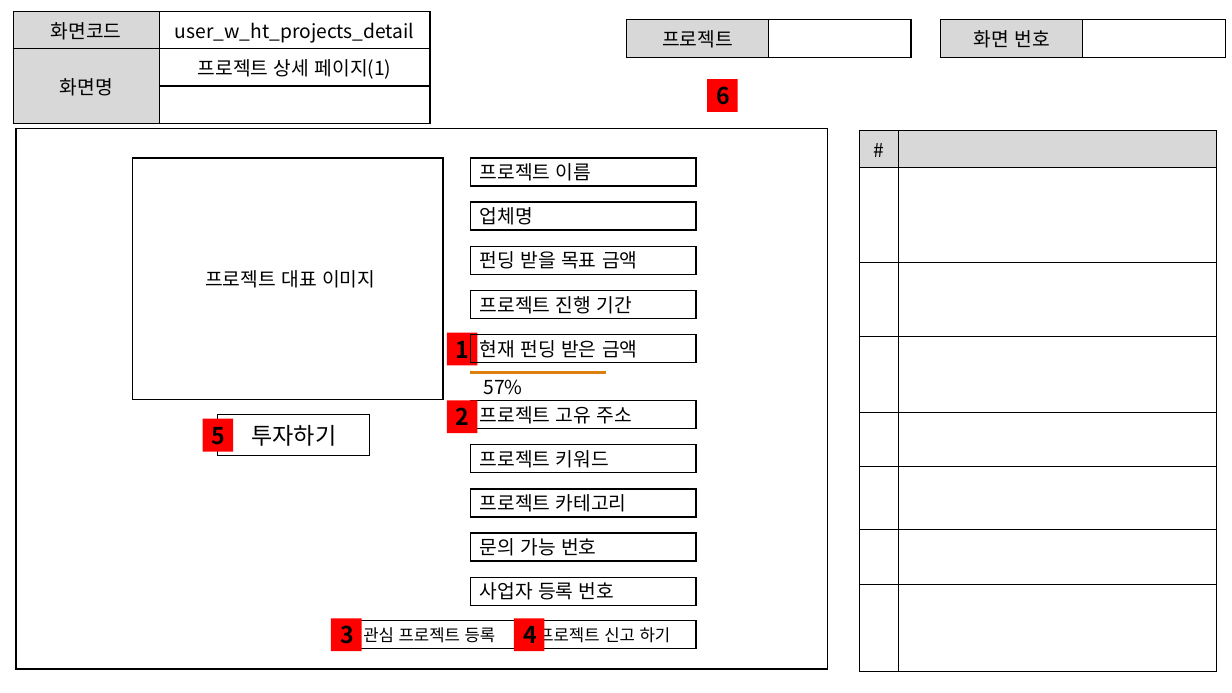
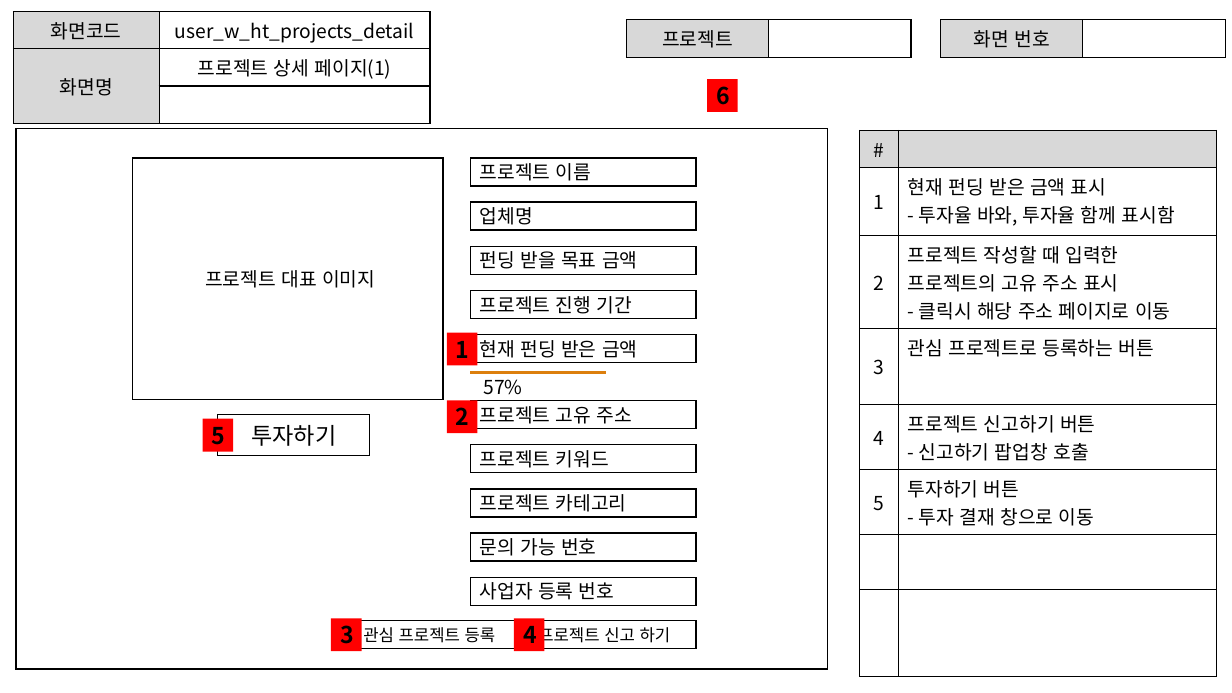
Before and after one commit to ezenteam2/EzenCrowdFunding, a slide deck: slide 8 of project03 화면설계서/project03 - 화면 설계서 - 현태.pptx (slide 6 before the commit). Drawn at 1232x693 pixels with LibreOffice and Linux fonts; fonts in the diff are those of the drawing. Boxes give left, top, right and bottom in pixels: in the first picture for what was removed or moved away, otherwise in the second. Text is boxed around its words. In the diff, an @@ line names an element or a change of style, - is before the commit and + after.

```diff
--- a/project03 화면설계서/project03 - 화면 설계서 - 현태.pptx
+++ b/project03 화면설계서/project03 - 화면 설계서 - 현태.pptx
@@ table at (x1=860, y1=130, x2=1217, y2=648) @@
+row 2: 1 | 현재 펀딩 받은 금액 표시 / - 투자율 바와, 투자율 함께 표시함
+row 3: 2 | 프로젝트 작성할 때 입력한 프로젝트의 고유 주소 표시 / - 클릭시 해당 주소 페이지로 이동
+row 4: 3 | 관심 프로젝트로 등록하는 버튼
+row 5: 4 | 프로젝트 신고하기 버튼 / - 신고하기 팝업창 호출
+row 6: 5 | 투자하기 버튼 / - 투자 결재 창으로 이동
-row 4:  | 
-row 5:  | 
-row 6:  | 
-row 7:  | 
-row 8:  | 
```
Also in this commit, not shown: 11 other slides changed, 1 slide added, 4 slides removed, 1 other file.
